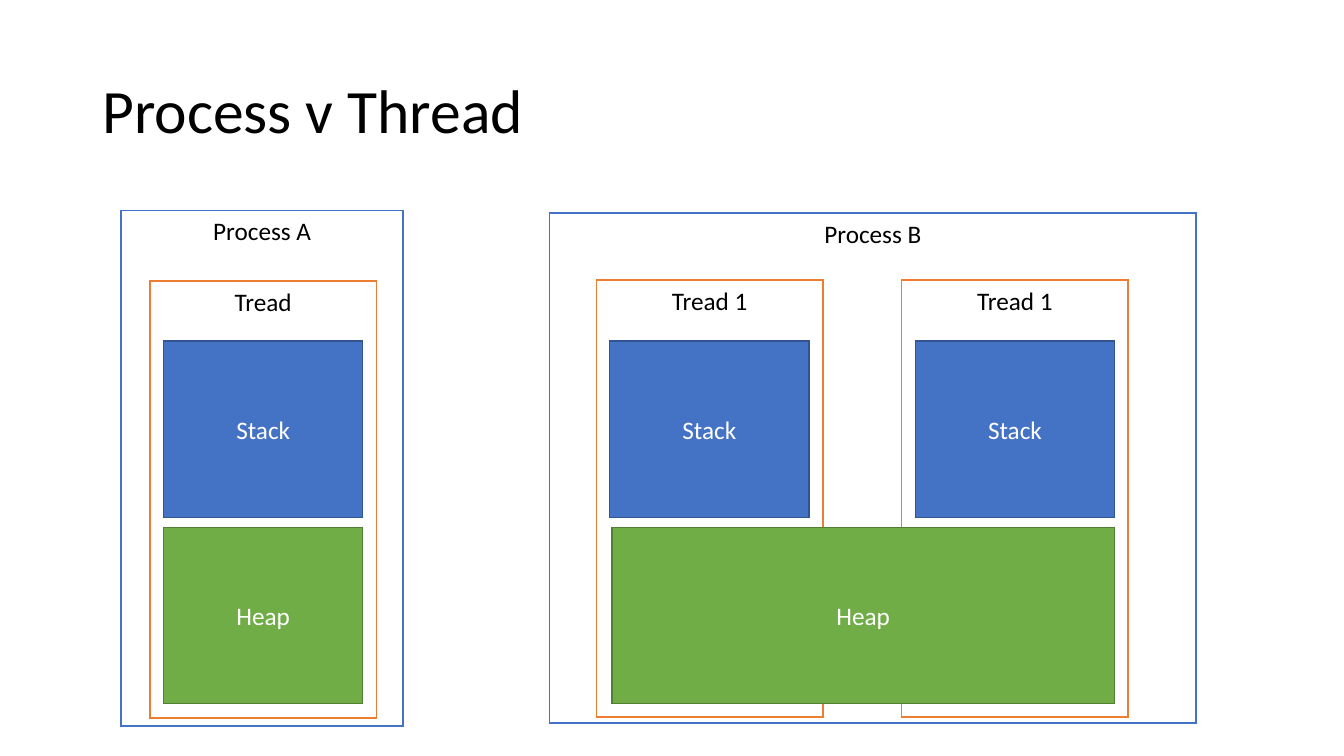
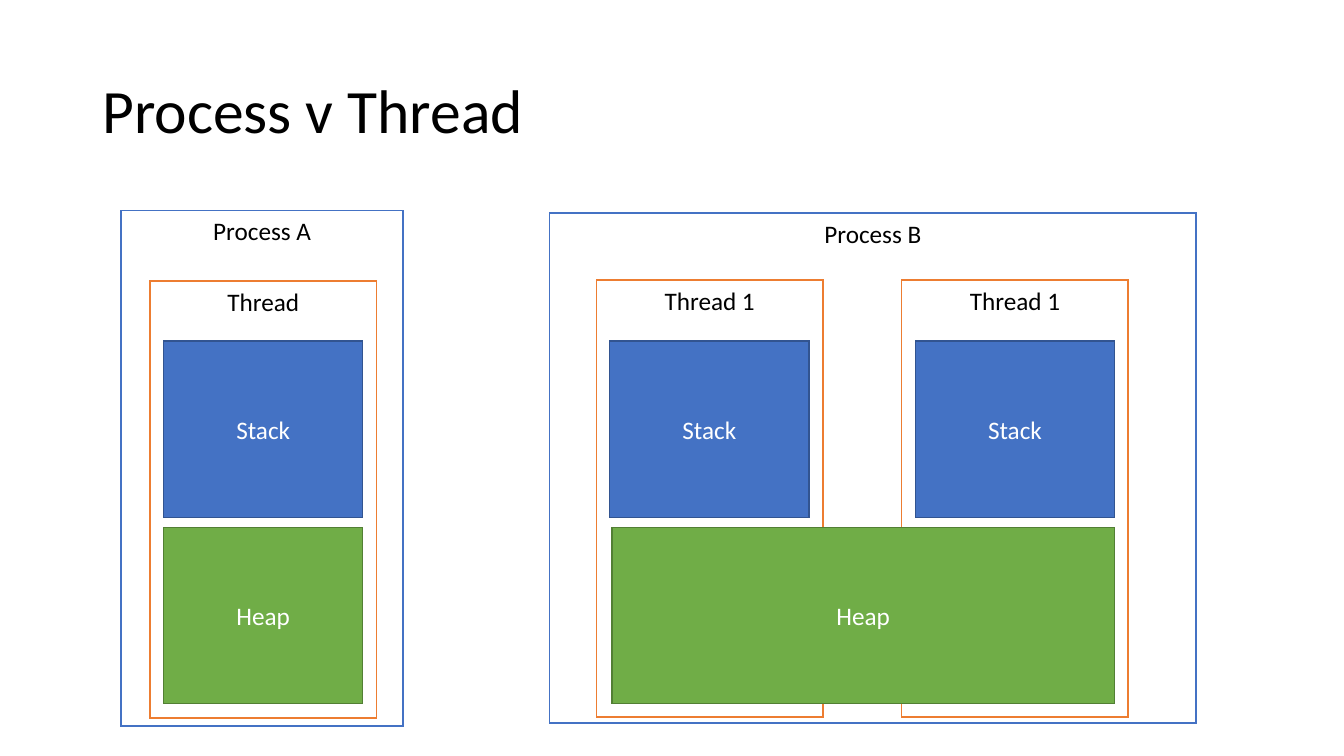
Before and after one commit to CS3550/Fall2020, a slide deck: slide 2 of Day 3 Intro.pptx. Drawn at 1344x756 pixels with LibreOffice and Linux fonts; fonts in the diff are those of the drawing. Boxes give left, top, right and bottom in pixels: in the first picture for what was removed or moved away, otherwise in the second. Text is boxed around its words. In the diff, an @@ line names an element or a change of style, - is before the commit and + after.

Commit message:
Fix typo

```diff
--- a/Day 3 Intro.pptx
+++ b/Day 3 Intro.pptx
@@ text in rectangle at bbox=[227, 293, 299, 311]: text changed @@
-Tread
+Thread
@@ text in rectangle at bbox=[665, 292, 755, 311]: text changed @@
-Tread 1
+Thread 1
@@ text in rectangle at bbox=[970, 292, 1060, 310]: text changed @@
-Tread 1
+Thread 1
```
